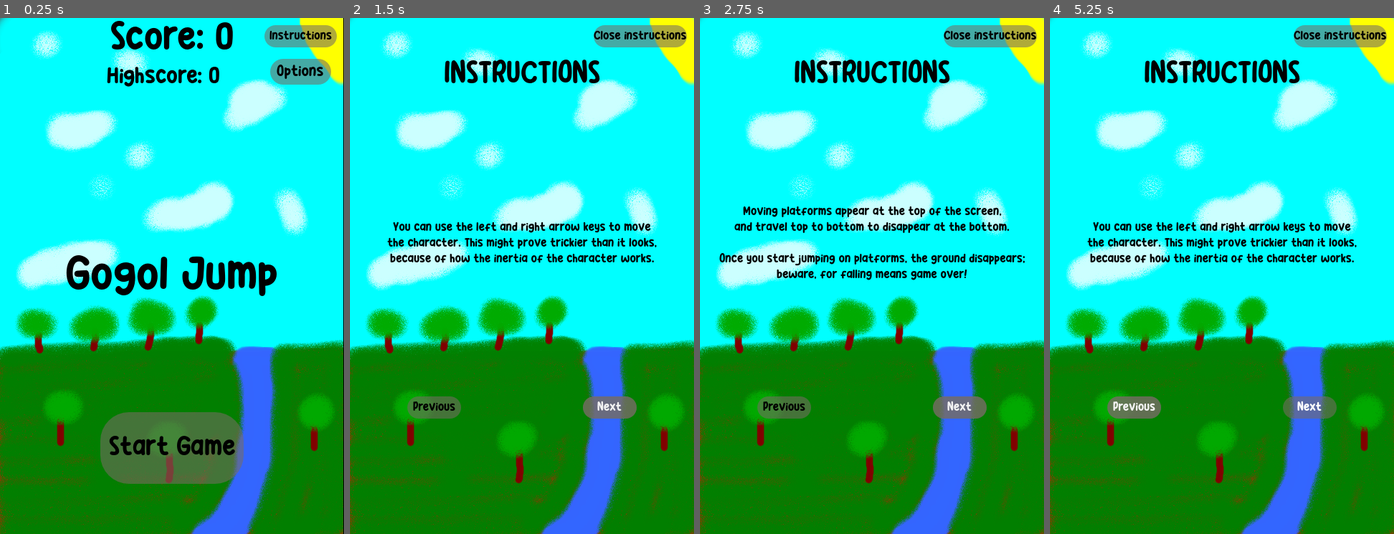
Above: before the commit, frames 1-4 (left to right).
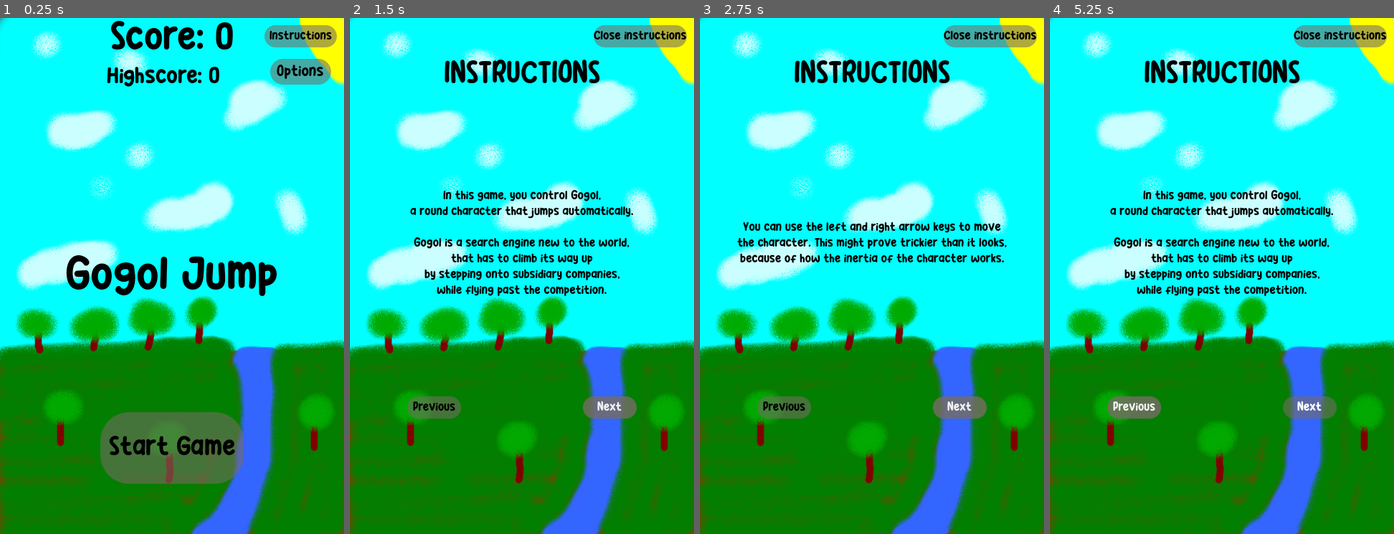
Above: after the commit, the same moments.

Repository: SpaceMonkey-MH/GogolJump
Game: Godot game, scene res://Scenes/Main/main.tscn
Two runs of this game, one before a commit and one after it. Both use one fixed random seed, a clock stepped at 60 frames per second and the inputs below.
Inputs:
- Up to frame 1 (0.25 s): no input
- Up to frame 2 (1.5 s): click "Instructions" at 0.5 s; click "Next" at 1.25 s
- Up to frame 3 (2.75 s): click "Next" at 2 s
- Up to frame 4 (5.25 s): click "Previous" at 2.75 s; tap Enter at 3.5 s; hold Right (ui_right) 3.53-4.28 s; tap Space (start_jumping) at 3.77, 4.25, 4.52, 5 s; hold Down (ui_down) 4.28-5.03 s; hold Right (ui_right) from 5.03 s (still down)

The runs differ from the first frame. In frame 1, 0.2% of the frame differs, in the area x 99-100%, y 0-100%; in frame 2, 4.5%, in the area x 10-90%, y 33-54%; in frame 3, 3.8%; in frame 4, 4.5%.

Commit message:
Changed ground + added story + commented a bit
Changed the ground sprite to earth with grass so that it is less weird than a black rectangle. The walls and roof changed too...

Added a little bit of a story to the game, for a bit of added depth.

Added some comments to the code. Added credits in the form of a file as well.

Diff:
--- a/Scenes/HUD/instructions_hud.gd
+++ b/Scenes/HUD/instructions_hud.gd
@@ -3,7 +3,7 @@
 signal close_instructions
 
 var instructions
-var max_panes = 6
+#var max_panes = 6
 var pane_count = 0
 
 # Called when the node enters the scene tree for the first time.
@@ -68,7 +68,7 @@
 	instructions[pane_count].hide()
 	pane_count += 1
 	$PreviousButton.disabled = false
-	if pane_count >= max_panes - 1:
+	if pane_count >= instructions.size() - 1:
 		$NextButton.disabled = true
 #	print("next :", pane_count)
 	instructions[pane_count].show()
--- a/Scenes/HUD/instructions_hud.tscn
+++ b/Scenes/HUD/instructions_hud.tscn
@@ -93,6 +93,25 @@
 offset_right = 480.0
 offset_bottom = 720.0
 
+[node name="Instruction0" type="Label" parent="Instructions"]
+layout_mode = 1
+anchors_preset = 8
+anchor_left = 0.5
+anchor_top = 0.5
+anchor_right = 0.5
+anchor_bottom = 0.5
+offset_left = -198.5
+offset_top = -225.0
+offset_right = 198.5
+offset_bottom = 25.0
+grow_horizontal = 2
+grow_vertical = 2
+theme_override_colors/font_color = Color(0, 0, 0, 1)
+theme_override_fonts/font = ExtResource("2_n0sjr")
+text = "Welcome to Gogol Jump!"
+horizontal_alignment = 1
+vertical_alignment = 1
+
 [node name="Instruction1" type="Label" parent="Instructions"]
 layout_mode = 1
 anchors_preset = 8
@@ -108,8 +127,13 @@
 grow_vertical = 2
 theme_override_colors/font_color = Color(0, 0, 0, 1)
 theme_override_fonts/font = ExtResource("2_n0sjr")
-text = "In this game,
-you control a round character that jumps automatically."
+text = "In this game, you control Gogol,
+a round character that jumps automatically.
+
+Gogol is a search engine new to the world,
+that has to climb its way up
+by stepping onto subsidiary companies,
+while flying past the competition."
 horizontal_alignment = 1
 vertical_alignment = 1
 
@@ -172,7 +196,7 @@
 grow_vertical = 2
 theme_override_colors/font_color = Color(0, 0, 0, 1)
 theme_override_fonts/font = ExtResource("2_n0sjr")
-text = "The goal is to earn score points, which are obtained
+text = "The goal is to score points, which are obtained
 when a platform reaches the bottom of the screeen,
 while avoiding falling.
 
@@ -226,6 +250,7 @@
 offset_right = 400.0
 offset_bottom = 559.0
 theme_override_colors/font_color = Color(0, 0, 0, 1)
+theme_override_colors/font_focus_color = Color(0, 0, 0, 1)
 theme_override_fonts/font = ExtResource("2_n0sjr")
 theme_override_styles/normal = SubResource("StyleBoxFlat_3tkqd")
 theme_override_styles/hover = SubResource("StyleBoxFlat_3tkqd")
@@ -241,6 +266,7 @@
 offset_right = 155.0
 offset_bottom = 559.0
 theme_override_colors/font_color = Color(0, 0, 0, 1)
+theme_override_colors/font_focus_color = Color(0, 0, 0, 1)
 theme_override_fonts/font = ExtResource("2_n0sjr")
 theme_override_styles/normal = SubResource("StyleBoxFlat_3tkqd")
 theme_override_styles/hover = SubResource("StyleBoxFlat_3tkqd")
--- a/Scenes/Main/main.tscn
+++ b/Scenes/Main/main.tscn
@@ -51,13 +51,13 @@
 position = Vector2(85.0355, -31)
 
 [node name="WallRight" parent="." groups=["wall_right"] instance=ExtResource("3_swhaf")]
-position = Vector2(493, 358)
+position = Vector2(494, 358)
 rotation = 1.5708
 scale = Vector2(8, 1)
 
 [node name="WallLeft" parent="." groups=["wall_left"] instance=ExtResource("3_swhaf")]
-position = Vector2(-16, 358)
-rotation = 1.5708
+position = Vector2(-14, 358)
+rotation = -1.5708
 scale = Vector2(8, 1)
 
 [node name="Roof" parent="." groups=["roof"] instance=ExtResource("3_swhaf")]
--- a/Scenes/Platform/platform.tscn
+++ b/Scenes/Platform/platform.tscn
@@ -1,13 +1,13 @@
 [gd_scene load_steps=5 format=3 uid="uid://bqi2j8xma4gsp"]
 
 [ext_resource type="Script" path="res://Scenes/Platform/platform.gd" id="1_ecord"]
-[ext_resource type="Texture2D" uid="uid://coydwxsre4d3s" path="res://Sprites/Platforms/Normal/Platform_1.png" id="2_5xwwl"]
+[ext_resource type="Texture2D" uid="uid://dgrc0titj7wpb" path="res://Sprites/Platforms/Normal/Ground_4.png" id="2_rboc8"]
 
 [sub_resource type="SpriteFrames" id="SpriteFrames_ew7sc"]
 animations = [{
 "frames": [{
 "duration": 1.0,
-"texture": ExtResource("2_5xwwl")
+"texture": ExtResource("2_rboc8")
 }],
 "loop": true,
 "name": &"idle",
@@ -21,9 +21,11 @@
 script = ExtResource("1_ecord")
 
 [node name="AnimatedSprite2D" type="AnimatedSprite2D" parent="."]
+position = Vector2(0, -3)
 scale = Vector2(0.3, 0.3)
 sprite_frames = SubResource("SpriteFrames_ew7sc")
 animation = &"idle"
+frame_progress = 0.963906
 
 [node name="CollisionShape2D" type="CollisionShape2D" parent="."]
 shape = SubResource("RectangleShape2D_m7e10")
--- a/Scenes/Player/playerbis.gd
+++ b/Scenes/Player/playerbis.gd
@@ -71,17 +71,22 @@
 
 func _on_body_entered(body):
 	# print("hello")
+
 	if body.is_in_group("platforms") and in_main:	# Ugly.
 		# print("hi")
-		jump1 = true
+		jump1 = true	# Means a thrust is applied to the player.
 	if body.is_in_group("moving_platforms"):
 		# print("hi2")
-		jump1 = true
+		jump1 = true	# Means a thrust is applied to the player.
+
+		# Sends a signal when the player starts jumping on moving platforms for the firest time
+		# Allows the ground to disappear.
 		on_moving_platform_count += 1
 		if on_moving_platform_count == 1:	# This is to prevent a crash in main
 											# (queue free on a null value).
 			on_moving_platform.emit()	# // I think this is irrelevant now.
 			# print("on_moving_platform for the first time")
+
 	# Allows for the detection of collision with walls and roof (for the bouncing).
 	if body.is_in_group("roof"):
 #		print("against roof")
@@ -97,6 +102,8 @@
 # Another way to do this could be to use something like is_on_ground().
 # Apparently you can't with a RigidBody2D.
 
+
+# Used so that the jump stops after exiting the contact with a surface.
 func _on_body_exited(_body):
 	# print("goodbye")
 	# This causes error when the character isn't jumping or maybe is on ground.
@@ -107,12 +114,14 @@
 	against_wall_right = false
 
 
+# Used to make the player spawn on the correct location.
 func start(pos):
 	position = pos
 	show()
 	$CollisionShape2D.disabled = false	# Not sure if these do anything.
 
 
+# Used
 func _on_visible_on_screen_notifier_2d_screen_exited():
 	queue_free()
 	# print("player_freed")
Binary file added: Sprites/Platforms/Normal/Ground_2.png
Not shown, added: Sprites/Platforms/Normal/Ground_2.png.import
Binary file added: Sprites/Platforms/Normal/Ground_3.png
Not shown, added: Sprites/Platforms/Normal/Ground_3.png.import
Binary file added: Sprites/Platforms/Normal/Ground_4.png
Not shown, added: Sprites/Platforms/Normal/Ground_4.png.import
Not shown, changed: Credits.md
Not shown, changed: Notes.md
Not shown, changed: ToDo.md
